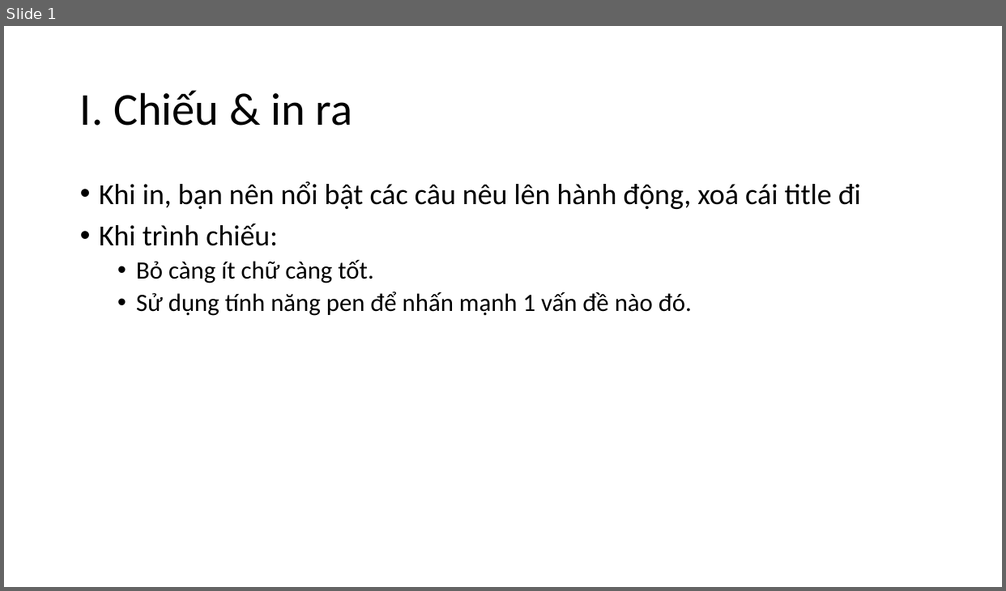
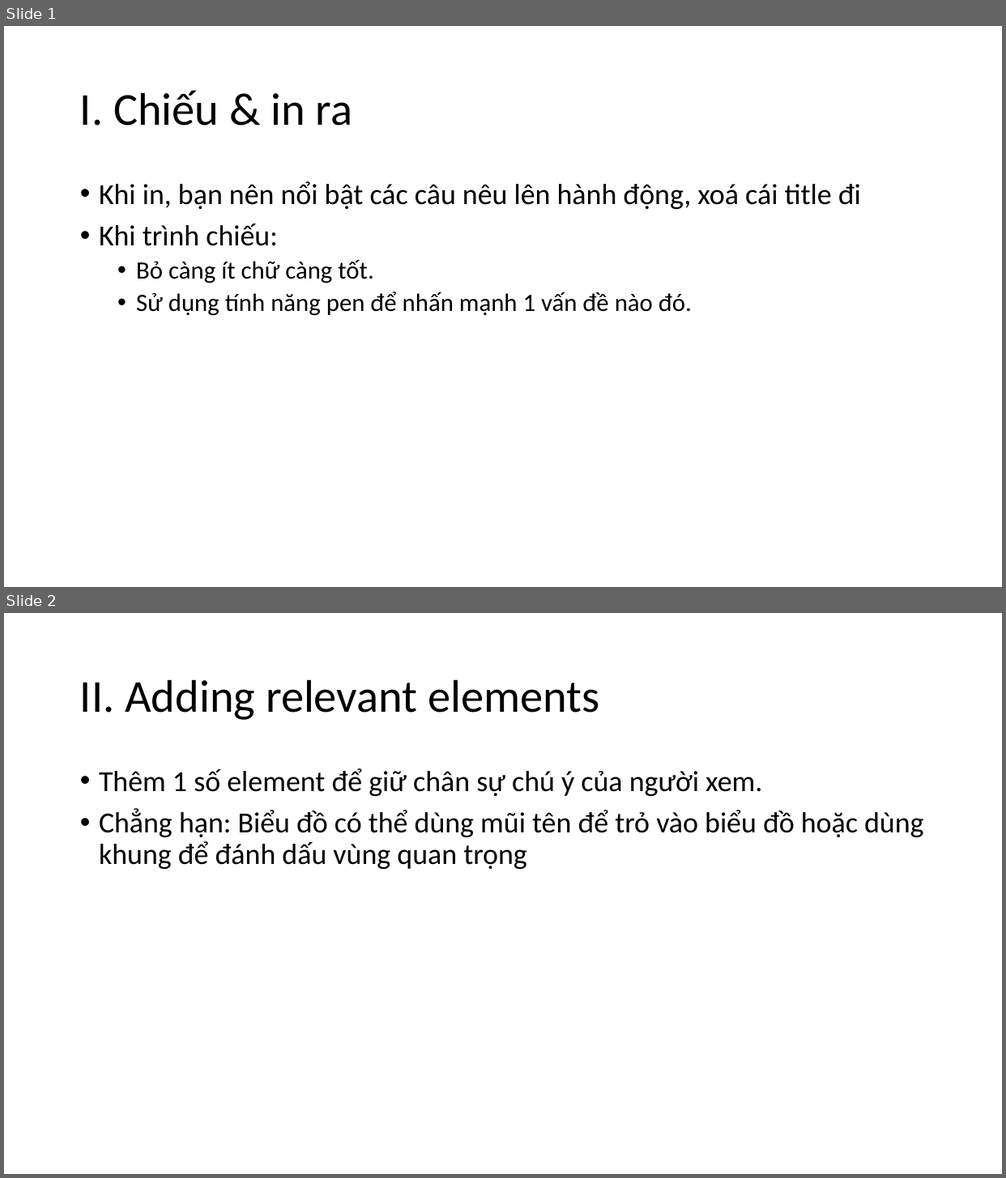
Before and after one commit to tranthanhbinh2603/PPTmasterclassV6_Powerpoint_from_A_to_Z, a slide deck: Section 8 - Presenting/Learning.pptx. Shown one above the other, each under a label of ours: slide 1 before the commit, slides 1 and 2 after it. The pictures are 1006x591 and 1006x1178 pixels, drawn with LibreOffice and Linux fonts; fonts in the diff are those of the drawing. Boxes give left, top, right and bottom in pixels: in the first picture for what was removed or moved away, otherwise in the second. Text is boxed around its words. In the diff, an @@ line names an element or a change of style, - is before the commit and + after.

```diff
--- a/Section 8 - Presenting/Learning.pptx
+++ b/Section 8 - Presenting/Learning.pptx
@@ slide 2 added at [4, 613, 1002, 1174], background #FFFFFF @@
@@ title added at [80, 679, 599, 720], 44 pt, text #000000 @@
+II. Adding relevant elements
@@ text added at [99, 769, 923, 869], 28 pt, text #000000 @@
+• Thêm 1 số element để giữ chân sự chú ý của người xem.
+• Chẳng hạn: Biểu đồ có thể dùng mũi tên để trỏ vào biểu đồ hoặc dùng khung để đánh dấu vùng quan trọng
```
Also in this commit, not shown: 3 other slides added, 3 other files.
